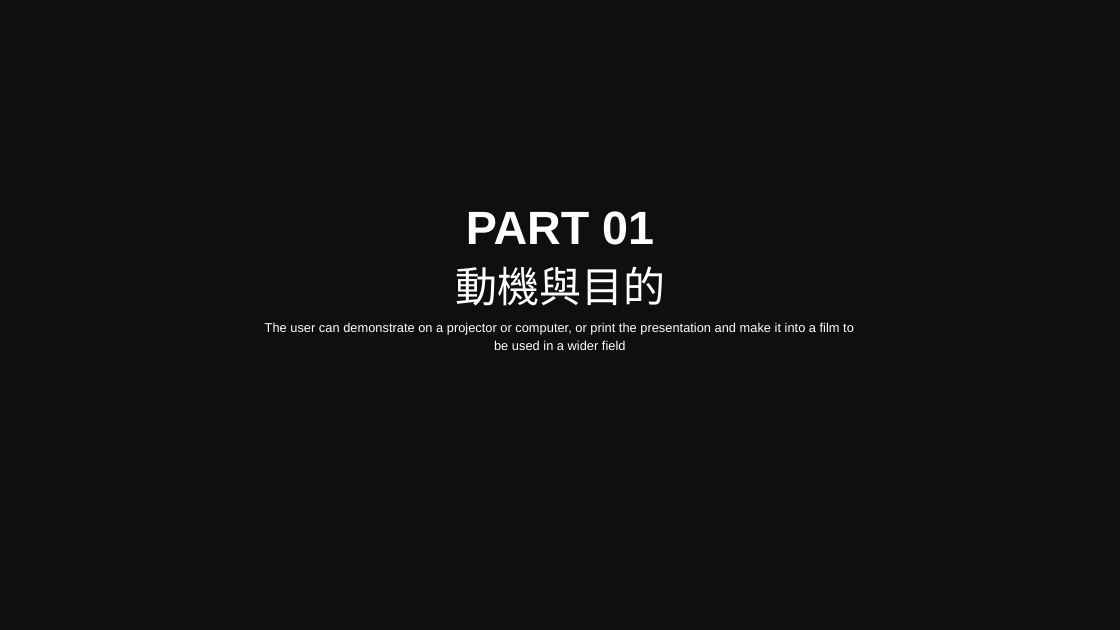
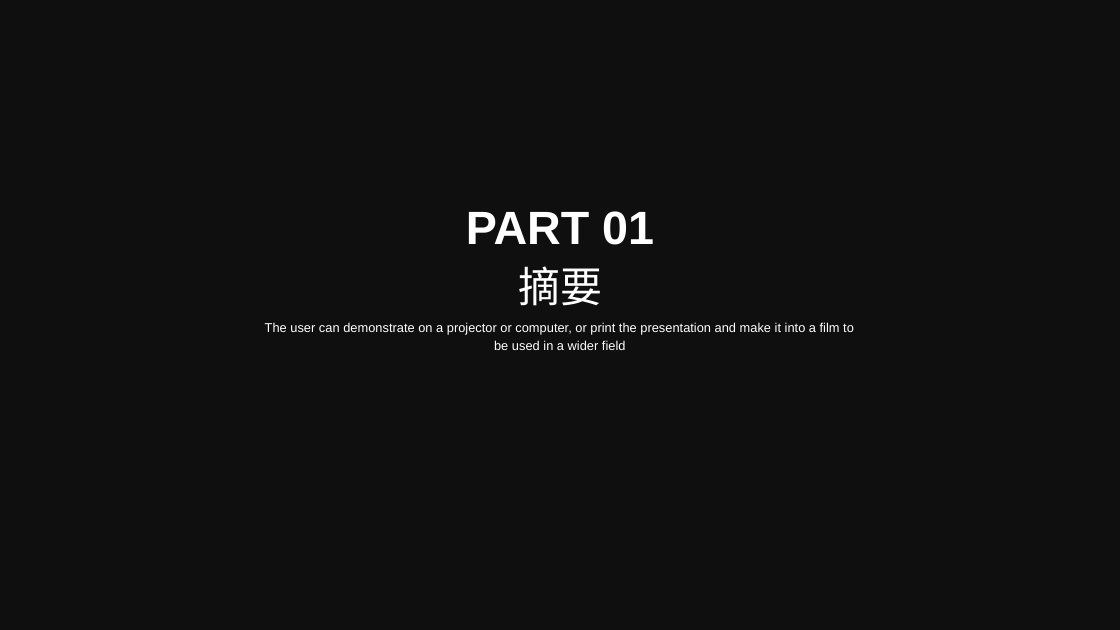
Before and after one commit to Sikako/hackthon, a slide deck: slide 3 of bigdata.pptx. Drawn at 1120x630 pixels with LibreOffice and Linux fonts; fonts in the diff are those of the drawing; background and template pictures are left out; a plain dark background stands for a picture behind light text. Boxes give left, top, right and bottom in pixels: in the first picture for what was removed or moved away, otherwise in the second. Text is boxed around its words. In the diff, an @@ line names an element or a change of style, - is before the commit and + after.

Commit message:
多摘要好幾項

```diff
--- a/bigdata.pptx
+++ b/bigdata.pptx
@@ text at (518,266,602,306): text changed @@
-動機與目的
+摘要
```
Also in this commit, not shown: 1 other slide changed, 1 slide added, 1 slide removed.
